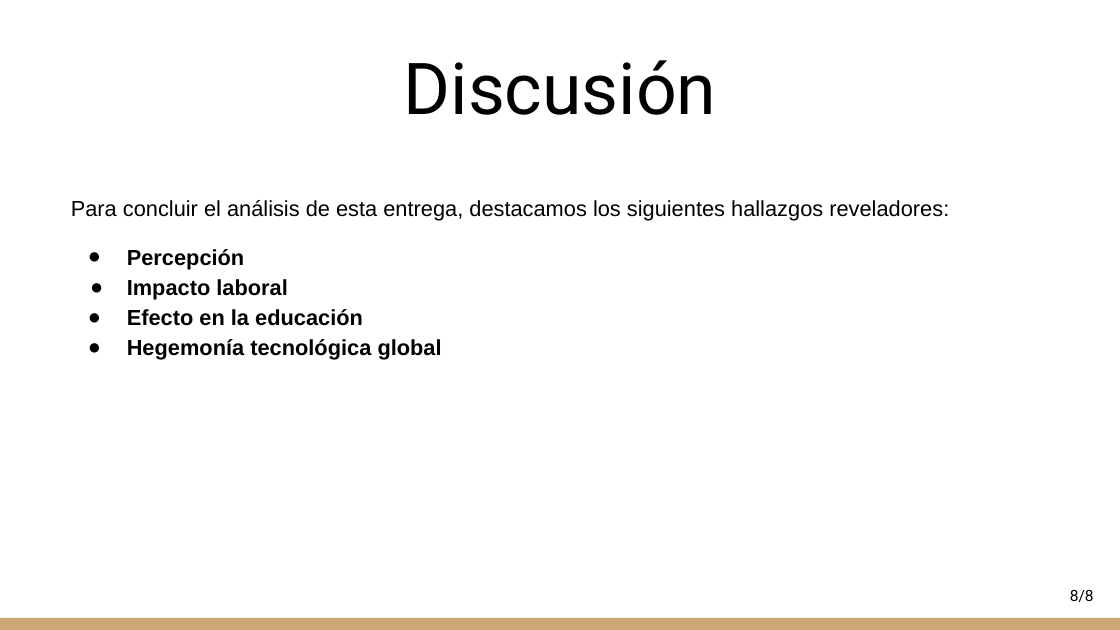
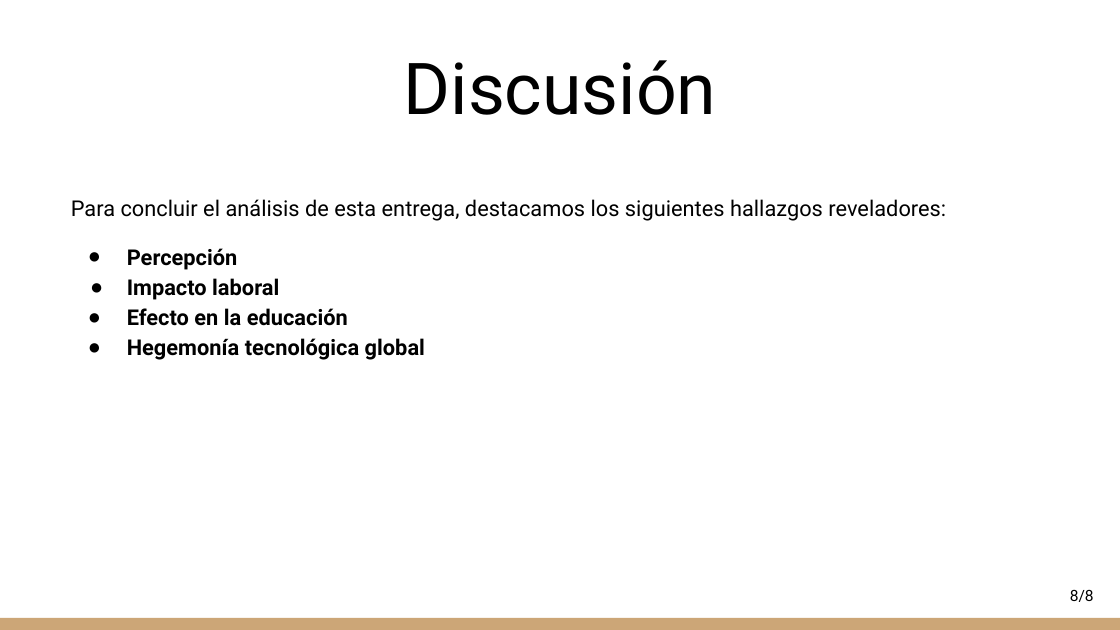
Before and after one commit to martin1000000000/Computacion-cientifica, a slide deck: slide 8 of Presentacion_entrega_2.pptx. Drawn at 1120x630 pixels with LibreOffice and Linux fonts; fonts in the diff are those of the drawing. Boxes give left, top, right and bottom in pixels: in the first picture for what was removed or moved away, otherwise in the second. Text is boxed around its words. In the diff, an @@ line names an element or a change of style, - is before the commit and + after.

```diff
--- a/Presentacion_entrega_2.pptx
+++ b/Presentacion_entrega_2.pptx
@@ text "Para concluir el análisis de ..." at [71, 199, 946, 360]: font Arial to Roboto @@
```
Also in this commit, not shown: 2 other slides changed.
